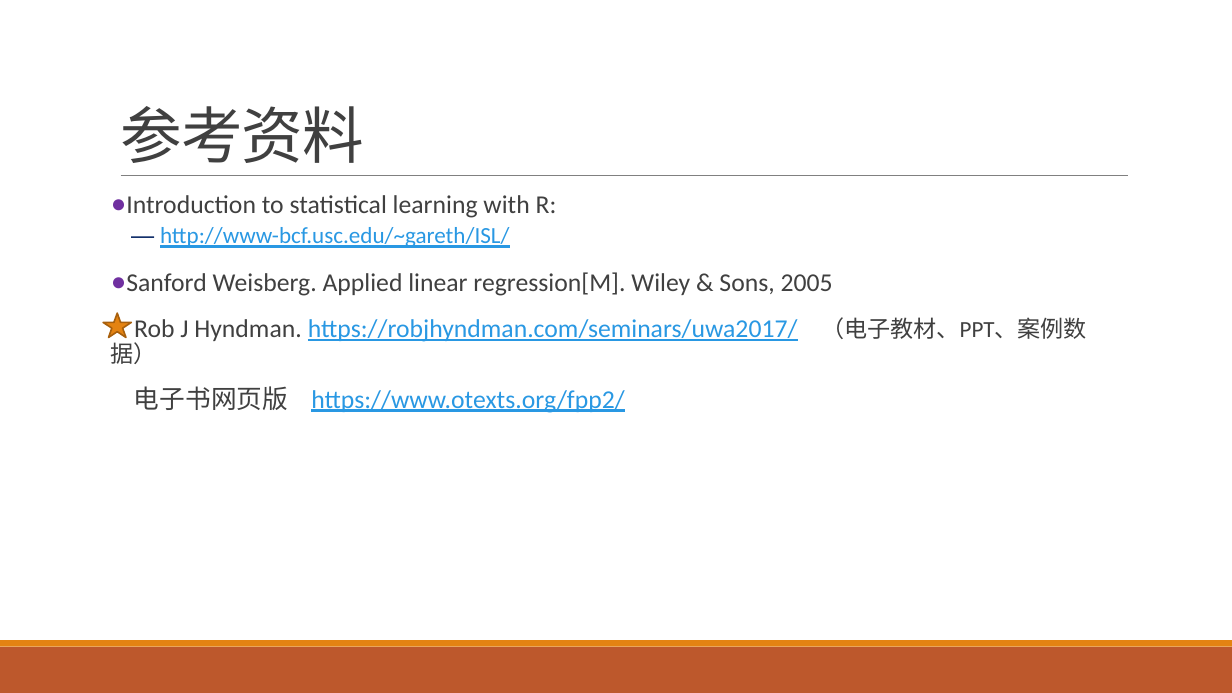
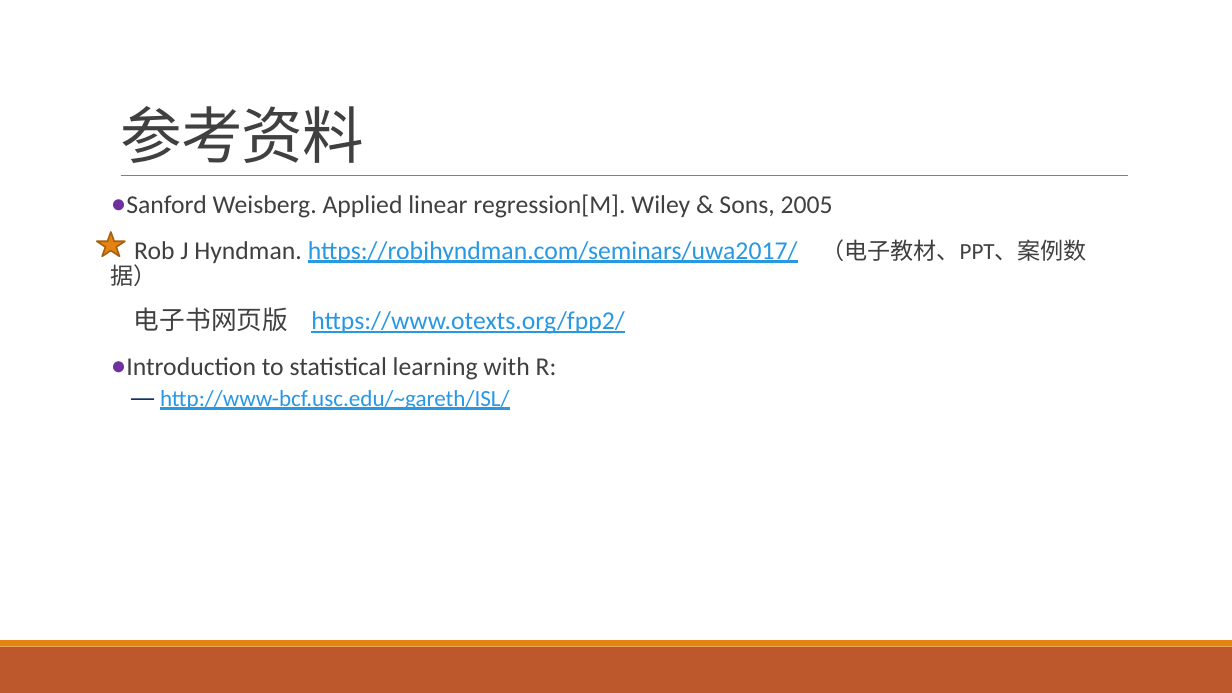
Before and after one commit to exoplanetX/DataAnalytics, a slide deck: slide 2 of 数据分析-7-预测.pptx. Drawn at 1232x693 pixels with LibreOffice and Linux fonts; fonts in the diff are those of the drawing. Boxes give left, top, right and bottom in pixels: in the first picture for what was removed or moved away, otherwise in the second. Text is boxed around its words. In the diff, an @@ line names an element or a change of style, - is before the commit and + after.

```diff
--- a/数据分析-7-预测.pptx
+++ b/数据分析-7-预测.pptx
@@ text at box(126, 195, 557, 248): paragraphs removed @@
-● Introduction to statistical learning with R:
-  — http://www-bcf.usc.edu/~gareth/ISL/
@@ star: place and size @@
-star at box(104, 313, 132, 337)
+star at box(97, 232, 126, 256)
@@ text at box(126, 357, 557, 410): paragraphs added @@
+● Introduction to statistical learning with R:
+  — http://www-bcf.usc.edu/~gareth/ISL/
```
Also in this commit, not shown: 1 other slide changed, 1 slide added, 1 slide removed.
